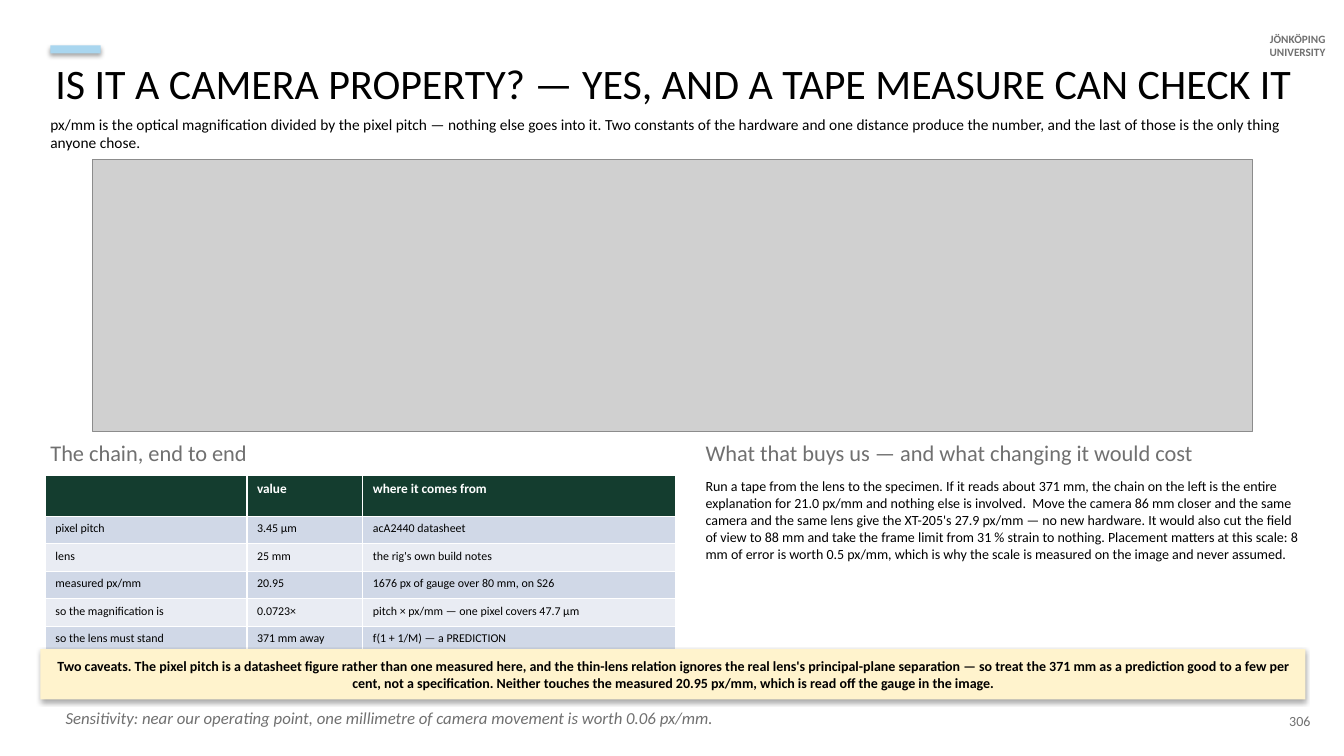
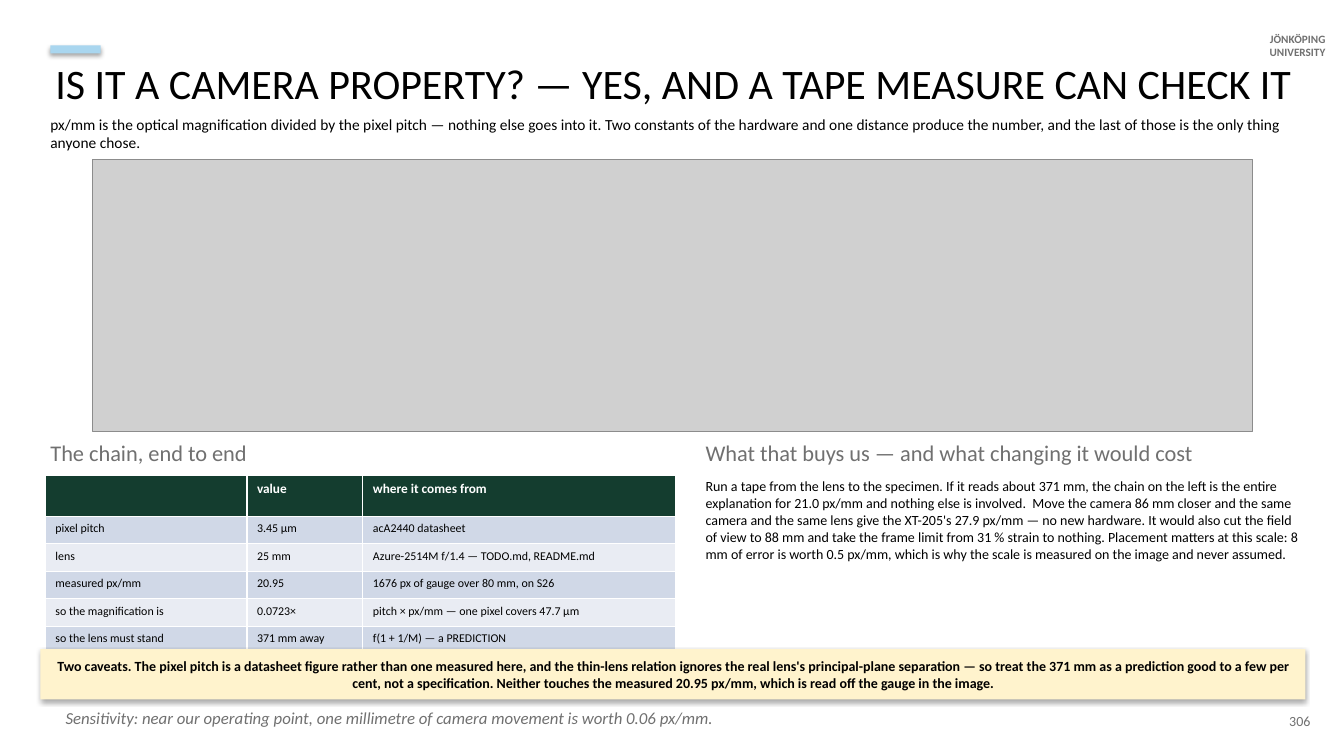
Before and after one commit to AdithyaSivakumar-3/UTM, a slide deck: slide 166 of documentation/decks/V6a_8_6_20_slides.pptx. Drawn at 1344x756 pixels with LibreOffice and Linux fonts; fonts in the diff are those of the drawing; grey boxes stand for pictures. Boxes give left, top, right and bottom in pixels: in the first picture for what was removed or moved away, otherwise in the second. Text is boxed around its words. In the diff, an @@ line names an element or a change of style, - is before the commit and + after.

```diff
--- a/documentation/decks/V6a_8_6_20_slides.pptx
+++ b/documentation/decks/V6a_8_6_20_slides.pptx
@@ table at (45, 476, 676, 648) @@
-row 3, column 3: the rig's own build notes
+row 3, column 3: Azure-2514M f/1.4 — TODO.md, README.md
```
Also in this commit, not shown: 1 other file.
